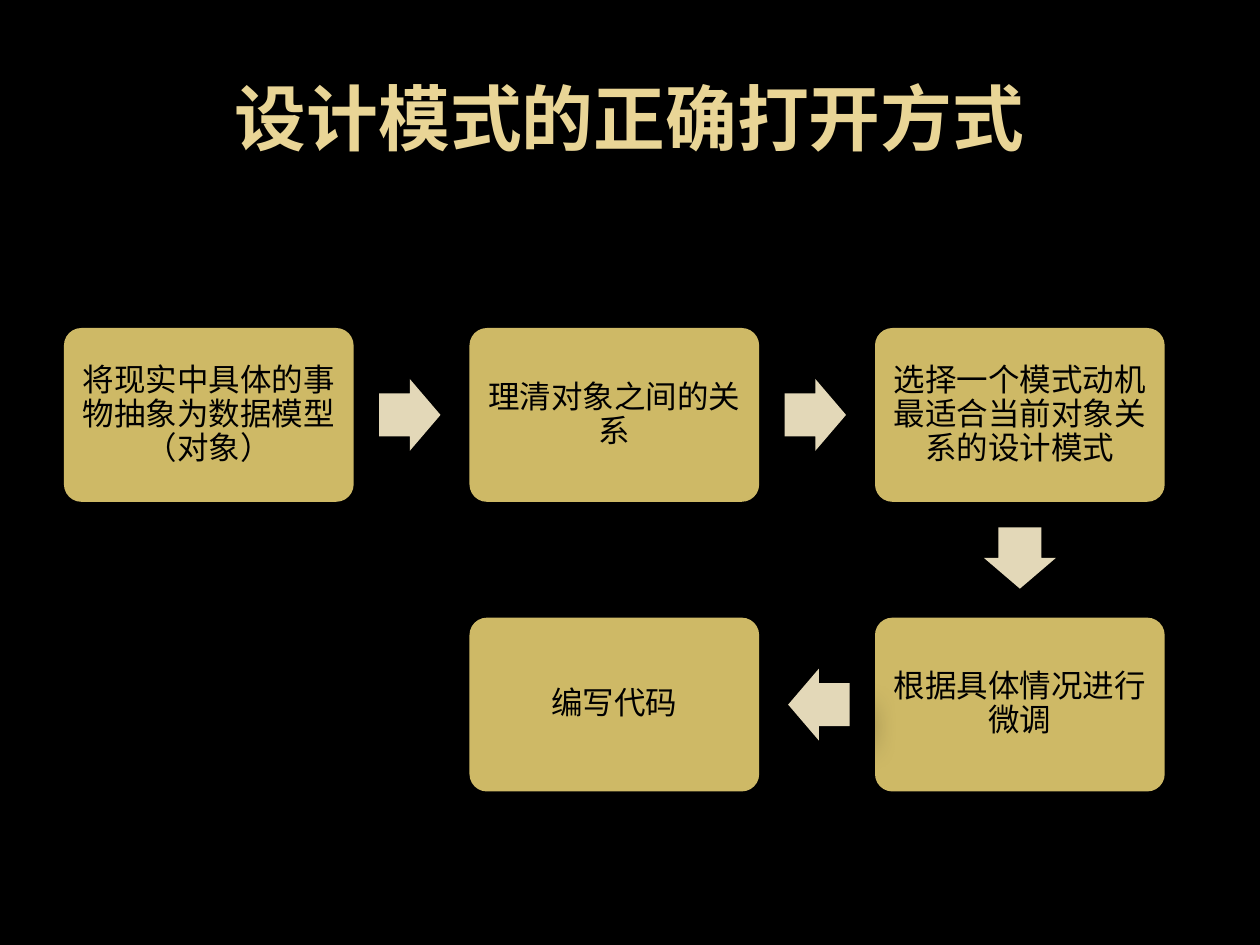
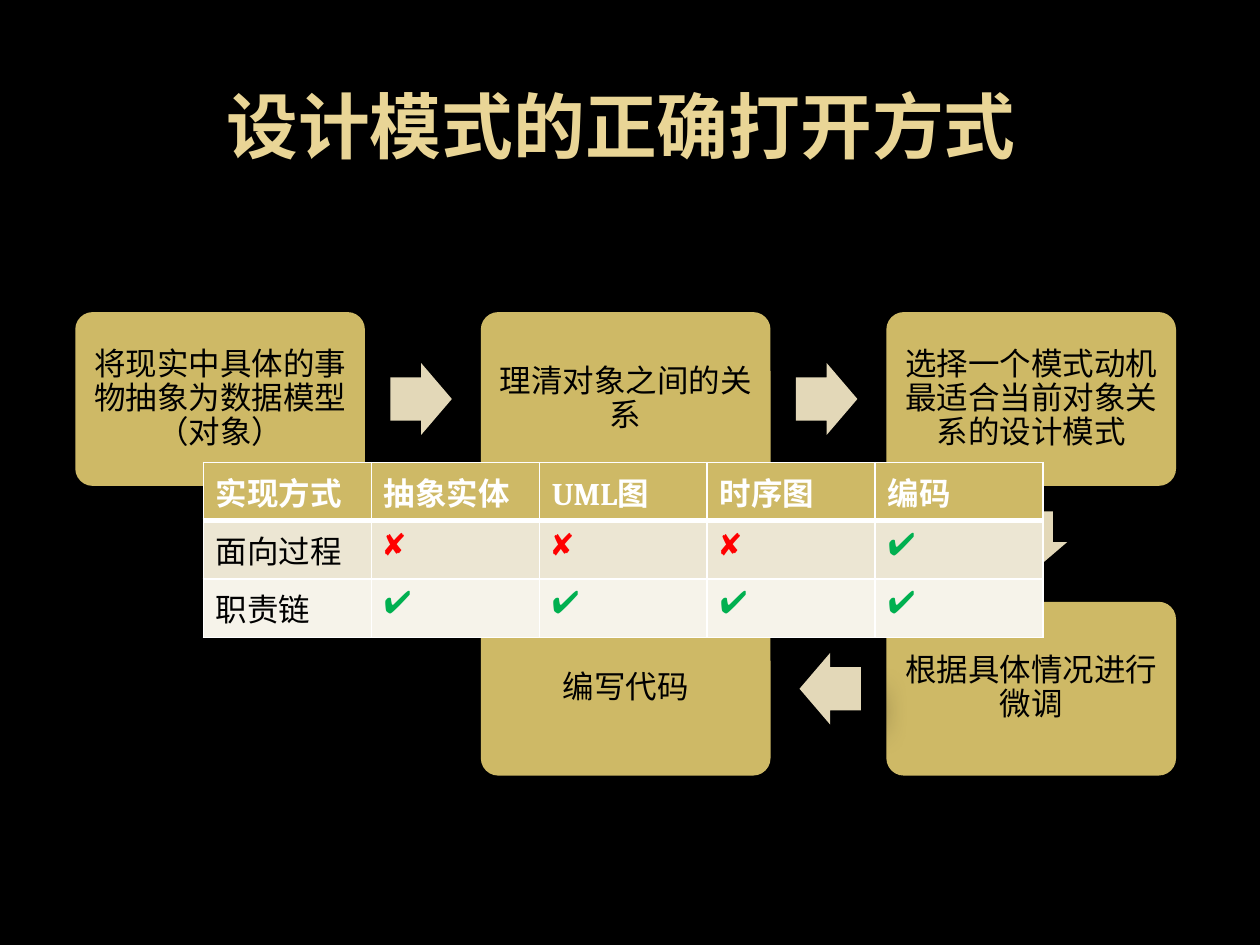
Before and after one commit to yuslf/manhong-ppt, a slide deck: slide 14 of 20160615 满鸿 设计模式之行为模式：职责链.pptx. Drawn at 1260x945 pixels with LibreOffice and Linux fonts; fonts in the diff are those of the drawing; background and template pictures are left out. Boxes give left, top, right and bottom in pixels: in the first picture for what was removed or moved away, otherwise in the second. Text is boxed around its words. In the diff, an @@ line names an element or a change of style, - is before the commit and + after.

```diff
--- a/20160615 满鸿 设计模式之行为模式：职责链.pptx
+++ b/20160615 满鸿 设计模式之行为模式：职责链.pptx
@@ title "设计模式的正确打开方式": place and size @@
-title "设计模式的正确打开方式" at box(235, 83, 1024, 152)
+title "设计模式的正确打开方式" at box(227, 91, 1016, 160)
@@ 5 texts, 5 rounded rectangles, 4 right arrows: place and size @@
-5 texts, 5 rounded rectangles, 4 right arrows at box(64, 328, 1166, 791)
+5 texts, 5 rounded rectangles, 4 right arrows at box(76, 312, 1177, 776)
@@ table added at box(203, 462, 1041, 628), 3 rows, 5 columns @@
+实现方式 | 抽象实体 | UML图 | 时序图 | 编码
+面向过程 | ✘ | ✘ | ✘ | ✔
+职责链 | ✔ | ✔ | ✔ | ✔
```
Also in this commit, not shown: 2 other slides changed.
